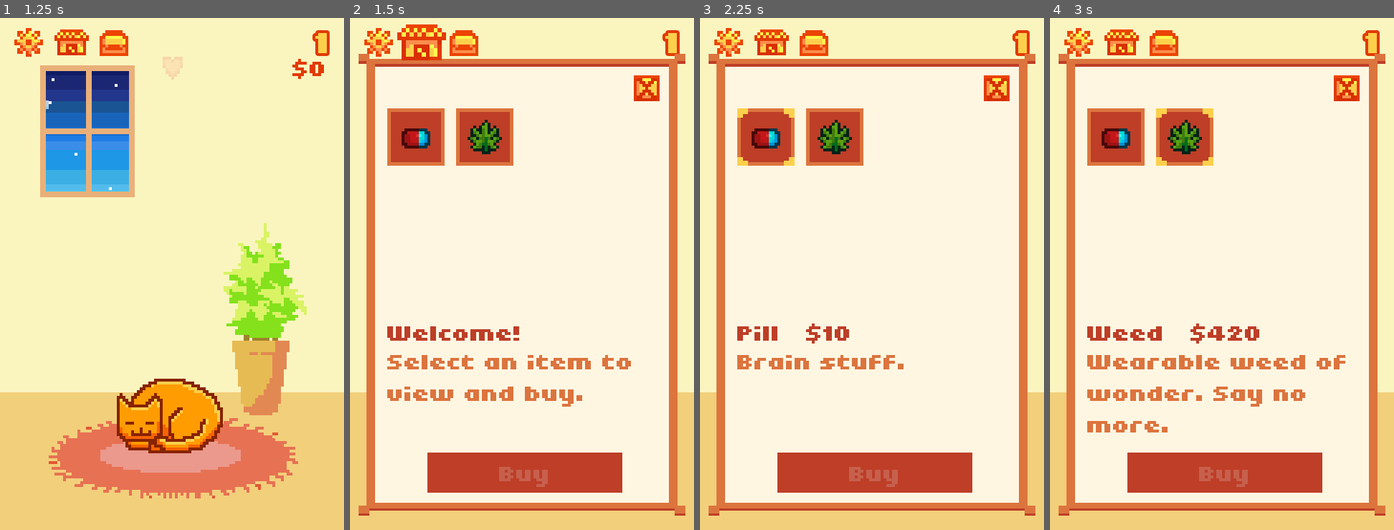
Above: before the commit, frames 1-4 (left to right).
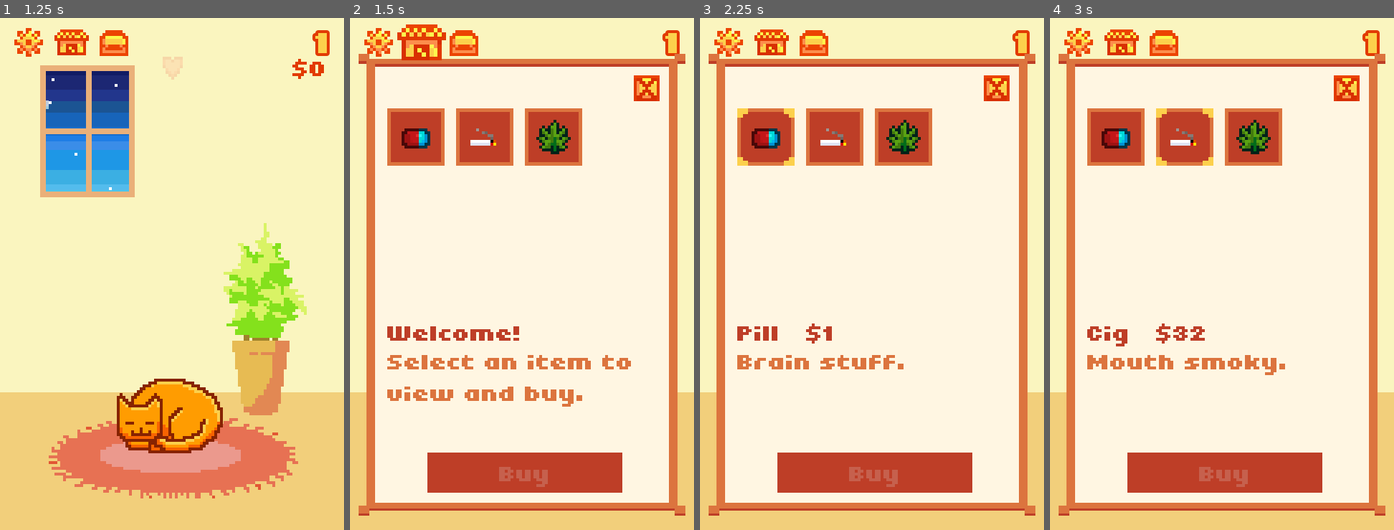
Above: after the commit, the same moments.

Repository: QueenChristina/cat-addiction
Game: Godot game, scene res://src/scenes/World.tscn
The game is run twice, just before and just after one commit, with the same random seed, the same clock (stepped at 60 frames per second) and the same inputs.
Inputs (mouse positions are in pixels of both pictures, inside the frame that each line leads up to):
- Up to frame 1 (1.25 s): tap Enter at 0.5 s; move the mouse to (175, 412) at 0.52 s; press the mouse at (175, 412) at 0.53 s
- Up to frame 2 (1.5 s): move the mouse to (422, 43) at 1.27 s; release the mouse at (422, 43) at 1.28 s; click (422, 43) at 1.35 s
- Up to frame 3 (2.25 s): click (765, 140) at 2.02 s
- Up to frame 4 (3 s): click (1184, 140) at 2.77 s

Frame 1 is identical in both runs. In frame 2, 2.3% of the frame differs, in the area x 34-68%, y 17-29%; in frame 3, 2.4%; in frame 4, 5.1%, in the area x 10-86%, y 17-81%.

Commit message:
Basic shop population function, equip/unequip items, UI colors

Diff:
--- a/data/items.json
+++ b/data/items.json
@@ -12,7 +12,7 @@
     },
     "pill" : {
         "name": "Pill",
-        "price" : 10,
+        "price" : 1,
         "description" : "Brain stuff.",
         "type" : "hat",
     },
--- /dev/null
+++ b/src/UIIcons.gd
@@ -0,0 +1,16 @@
+extends Node2D
+
+"""
+NOTE: In the future, use radio buttons instead -_-
+Closes all open icons outside of selected.
+"""
+
+# Called when the node enters the scene tree for the first time.
+func _ready():
+	for icon in self.get_children():
+		icon.connect("opened", self, "_on_icon_selected", [icon])
+
+func _on_icon_selected(selected_icon):
+	for icon in self.get_children():
+		if icon != selected_icon:
+			icon.close()
--- a/src/items/InBag.tscn
+++ b/src/items/InBag.tscn
@@ -5,10 +5,11 @@
 [ext_resource path="res://src/ui/SmolOrange.tres" type="Theme" id=3]
 
 [node name="InBag" type="NinePatchRect"]
-margin_left = -50.1873
-margin_top = 2.79578
-margin_right = 88.8127
-margin_bottom = 76.7958
+anchor_left = 0.5
+anchor_right = 0.5
+margin_left = -69.5
+margin_right = 69.5
+margin_bottom = 74.0
 texture = ExtResource( 1 )
 patch_margin_left = 15
 patch_margin_top = 12
--- a/src/items/bag.gd
+++ b/src/items/bag.gd
@@ -52,14 +52,16 @@
 func _on_UseButton_pressed():
 	if selected_item.type == "consumable":
 		Globals.inventory[selected_item.id] -= 1
+		update_bag()
 	# If hat, body, or mouth, send signal to cat to equip appropirate attire
 	else:
 		if button_use.text == "Equip":
+			button_use.text = "Unequip"
 			emit_signal("equip", selected_item.id, selected_item.type)
 			# Swap with currently equipped item and add back to inventory
 			var old_equipped_id = Globals.equipped[selected_item.type]
 			Globals.equipped[selected_item.type] = selected_item.id
 		elif button_use.text == "Unequip":
+			button_use.text = "Equip"
 			emit_signal("unequip", selected_item.type)
 			Globals.equipped[selected_item.type] = ""
-	update_bag()
--- a/src/player/Globals.gd
+++ b/src/player/Globals.gd
@@ -6,6 +6,9 @@
 var inventory = {"pill" : 1, "weed" : 1, "cig" : 1} # Format of item_id : amount
 var equipped = {"hat" : "", "mouth" : "", "body" : ""} # Equipped items of format type : item_id
 var items = {}
+var buyable_items = {"pill" : 1, "weed" : 1, "cig" : 1} # List of buyable items by
+# item_id : amount -- to be added to manually as you make more items and story
+# progresses and/or player gets richer
 
 func _ready():
 	items = loadFile("res://data/items.json")
--- a/src/scenes/World.tscn
+++ b/src/scenes/World.tscn
@@ -16,6 +16,7 @@
 [ext_resource path="res://src/shop/Shop_Panel.tscn" type="PackedScene" id=14]
 [ext_resource path="res://assets/audio/openShopBell.wav" type="AudioStream" id=15]
 [ext_resource path="res://assets/ui/gear.png" type="Texture" id=16]
+[ext_resource path="res://src/UIIcons.gd" type="Script" id=17]
 
 [sub_resource type="DynamicFont" id=1]
 outline_size = 1
@@ -25,18 +26,7 @@
 [sub_resource type="Theme" id=2]
 default_font = SubResource( 1 )
 
-[sub_resource type="RectangleShape2D" id=3]
-extents = Vector2( 6, 5 )
-
-[sub_resource type="SpriteFrames" id=4]
-animations = [ {
-"frames": [ ExtResource( 3 ) ],
-"loop": true,
-"name": "default",
-"speed": 5.0
-} ]
-
-[sub_resource type="SpriteFrames" id=5]
+[sub_resource type="SpriteFrames" id=3]
 animations = [ {
 "frames": [ ExtResource( 1 ) ],
 "loop": true,
@@ -46,6 +36,17 @@
 "frames": [ ExtResource( 2 ) ],
 "loop": true,
 "name": "pause",
+"speed": 5.0
+} ]
+
+[sub_resource type="RectangleShape2D" id=4]
+extents = Vector2( 6, 5 )
+
+[sub_resource type="SpriteFrames" id=5]
+animations = [ {
+"frames": [ ExtResource( 3 ) ],
+"loop": true,
+"name": "default",
 "speed": 5.0
 } ]
 
@@ -105,14 +106,24 @@
 "_edit_use_anchors_": false
 }
 
-[node name="Shop" type="Area2D" parent="UI/Margin"]
+[node name="Play" type="AnimatedSprite" parent="UI/Margin"]
+visible = false
+frames = SubResource( 3 )
+animation = "pause"
+
+[node name="bgMusic" type="AudioStreamPlayer" parent="UI/Margin/Play"]
+
+[node name="ClosableIcons" type="Node2D" parent="UI/Margin"]
+script = ExtResource( 17 )
+
+[node name="Shop" type="Area2D" parent="UI/Margin/ClosableIcons"]
 position = Vector2( 15, 0 )
 script = ExtResource( 5 )
 
-[node name="CollisionShape2D" type="CollisionShape2D" parent="UI/Margin/Shop"]
-shape = SubResource( 3 )
+[node name="CollisionShape2D" type="CollisionShape2D" parent="UI/Margin/ClosableIcons/Shop"]
+shape = SubResource( 4 )
 
-[node name="Panel" parent="UI/Margin/Shop" instance=ExtResource( 14 )]
+[node name="Panel" parent="UI/Margin/ClosableIcons/Shop" instance=ExtResource( 14 )]
 visible = false
 anchor_left = 0.0
 anchor_top = 0.0
@@ -123,46 +134,43 @@
 margin_right = 91.9514
 margin_bottom = 166.465
 
-[node name="shopSound" type="AudioStreamPlayer" parent="UI/Margin/Shop"]
+[node name="shopSound" type="AudioStreamPlayer" parent="UI/Margin/ClosableIcons/Shop"]
 stream = ExtResource( 15 )
 
-[node name="Icon" type="AnimatedSprite" parent="UI/Margin/Shop"]
-frames = SubResource( 4 )
+[node name="Icon" type="AnimatedSprite" parent="UI/Margin/ClosableIcons/Shop"]
+frames = SubResource( 5 )
 
-[node name="Bank" type="Node2D" parent="UI/Margin/Shop/Icon"]
+[node name="Bank" type="Node2D" parent="UI/Margin/ClosableIcons/Shop/Icon"]
 script = ExtResource( 10 )
 
-[node name="Settings" parent="UI/Margin" instance=ExtResource( 9 )]
+[node name="Settings" parent="UI/Margin/ClosableIcons" instance=ExtResource( 9 )]
 sound_file = "res://assets/audio/Chonk2.wav"
 
-[node name="Icon" parent="UI/Margin/Settings" index="0"]
+[node name="Icon" parent="UI/Margin/ClosableIcons/Settings" index="0"]
 texture = ExtResource( 16 )
 
-[node name="Play" type="AnimatedSprite" parent="UI/Margin"]
-visible = false
-frames = SubResource( 5 )
-animation = "pause"
-
-[node name="bgMusic" type="AudioStreamPlayer" parent="UI/Margin/Play"]
-
-[node name="Bag" parent="UI/Margin" instance=ExtResource( 9 )]
+[node name="Bag" parent="UI/Margin/ClosableIcons" instance=ExtResource( 9 )]
 position = Vector2( 29.85, 0.23597 )
 icon_type = "bag"
 make_visible_on_click = NodePath("InBag")
 
-[node name="Icon" parent="UI/Margin/Bag" index="0"]
+[node name="Icon" parent="UI/Margin/ClosableIcons/Bag" index="0"]
 texture = ExtResource( 13 )
 
-[node name="InBag" parent="UI/Margin/Bag" instance=ExtResource( 6 )]
+[node name="InBag" parent="UI/Margin/ClosableIcons/Bag" instance=ExtResource( 6 )]
 visible = false
+margin_left = -48.81
+margin_top = 10.0113
+margin_right = 90.19
+margin_bottom = 84.0113
 
 [node name="Node" type="Node" parent="."]
 
-[connection signal="mouse_entered" from="UI/Margin/Shop" to="UI/Margin/Shop" method="_on_icon_mouse_entered"]
-[connection signal="mouse_exited" from="UI/Margin/Shop" to="UI/Margin/Shop" method="_on_icon_mouse_exited"]
-[connection signal="icon_pressed" from="UI/Margin/Bag" to="UI/Margin/Bag/InBag" method="_on_Bag_icon_pressed"]
-[connection signal="equip" from="UI/Margin/Bag/InBag" to="Cat" method="_on_equip"]
-[connection signal="unequip" from="UI/Margin/Bag/InBag" to="Cat" method="_on_unequip"]
+[connection signal="mouse_entered" from="UI/Margin/ClosableIcons/Shop" to="UI/Margin/ClosableIcons/Shop" method="_on_icon_mouse_entered"]
+[connection signal="mouse_exited" from="UI/Margin/ClosableIcons/Shop" to="UI/Margin/ClosableIcons/Shop" method="_on_icon_mouse_exited"]
+[connection signal="icon_pressed" from="UI/Margin/ClosableIcons/Bag" to="UI/Margin/ClosableIcons/Bag/InBag" method="_on_Bag_icon_pressed"]
+[connection signal="equip" from="UI/Margin/ClosableIcons/Bag/InBag" to="Cat" method="_on_equip"]
+[connection signal="unequip" from="UI/Margin/ClosableIcons/Bag/InBag" to="Cat" method="_on_unequip"]
 
-[editable path="UI/Margin/Settings"]
-[editable path="UI/Margin/Bag"]
+[editable path="UI/Margin/ClosableIcons/Settings"]
+[editable path="UI/Margin/ClosableIcons/Bag"]
--- a/src/shop/ShopPanel.gd
+++ b/src/shop/ShopPanel.gd
@@ -62,6 +62,11 @@
 	Globals.bank -= selected_item.price
 	# Add item to inventory
 	Globals.add_to_inventory(selected_item.id)
+	# Remove from future buyable items (TODO: calibrate amount)
+	Globals.buyable_items[selected_item.id] -= 1
+	if Globals.buyable_items[selected_item.id] <= 0:
+		Globals.buyable_items.erase(selected_item.id)
+	# Change shop text
 	selected_item.state = "bought"
 	name_tag.bbcode_text = ""
 	description.bbcode_text = "Thank you for your mooolah!!!"
--- a/src/ui/Exit.gd
+++ b/src/ui/Exit.gd
@@ -8,6 +8,7 @@
 """
 
 signal icon_pressed(type)
+signal opened()
 
 export var icon_type = "exit"
 export(String, FILE) var sound_file
@@ -29,7 +30,14 @@
 		if make_visible_on_click != null:
 			var node = get_node(make_visible_on_click)
 			node.visible = !node.visible
+			if node.visible:
+				emit_signal("opened")
 		emit_signal("icon_pressed", icon_type)
+
+func close():
+	if make_visible_on_click != null:
+		var node = get_node(make_visible_on_click)
+		node.visible = false
 
 func _on_icon_mouse_entered():
 	icon.scale = Vector2(1.4, 1.4)
--- a/src/ui/Shop.gd
+++ b/src/ui/Shop.gd
@@ -1,6 +1,9 @@
 extends Area2D
 
+signal opened()
+
 var in_icon = false
+export var max_items_in_shop = 8 # TODO: upgradeable amount
 
 onready var icon = $Icon
 onready var shop_panel = $Panel
@@ -19,9 +22,13 @@
 		if shop_panel.visible:
 			sound.stream = shopOpen
 			shop_panel.open()
+			emit_signal("opened")
 		else:
 			sound.stream = shopClose
 		sound.play(0)
+
+func close():
+	shop_panel.visible = false
 
 func _on_icon_mouse_entered():
 	icon.scale = Vector2(1.4, 1.4)
@@ -32,6 +39,22 @@
 	in_icon = false
 
 func manage_shop():
-	shop_panel.open()
+	shop_panel.open() # Reformats text and animation to open shop type - NOT visibility
 	shop_panel.clear()
-	shop_panel.populate({"pill" : 1, "weed" : 2})
+	shop_panel.populate(spawn_items(max_items_in_shop))
+
+# Returns a dictionary of random items of item_id : amount to spawn in shop
+# Use with manage_shop
+# up to num_items to spawn (constrained by number of available items): usually in multiples of x4
+var rng = RandomNumberGenerator.new()
+func spawn_items(num_items):
+	var items = {}
+	var num_to_spawn = num_items if Globals.buyable_items.size() > num_items else Globals.buyable_items.size()
+	var buyable_items = Globals.buyable_items.duplicate()
+	for i in range(num_to_spawn):
+		rng.randomize()
+		var rand_ind = rng.randi_range(0, buyable_items.size() - 1)
+		var item_id = buyable_items.keys()[rand_ind]
+		items[item_id] = buyable_items[item_id]
+		buyable_items.erase(item_id)
+	return items
--- a/src/ui/SmolOrange.tres
+++ b/src/ui/SmolOrange.tres
@@ -22,8 +22,21 @@
 border_width_top = 2
 border_color = Color( 0.8, 0.8, 0.8, 0 )
 
+[sub_resource type="StyleBoxFlat" id=6]
+bg_color = Color( 0.992157, 0.819608, 0.301961, 1 )
+border_width_left = 1
+border_width_top = 1
+border_width_right = 1
+border_width_bottom = 1
+border_color = Color( 0.8, 0.8, 0.8, 0 )
+corner_radius_top_left = 5
+corner_radius_top_right = 5
+corner_radius_bottom_right = 5
+corner_radius_bottom_left = 5
+anti_aliasing = false
+
 [sub_resource type="StyleBoxFlat" id=7]
-bg_color = Color( 0.992157, 0.819608, 0.301961, 1 )
+bg_color = Color( 0.866667, 0.458824, 0.247059, 1 )
 border_width_left = 1
 border_width_top = 1
 border_width_right = 1
@@ -49,19 +62,6 @@
 anti_aliasing = false
 
 [sub_resource type="StyleBoxFlat" id=9]
-bg_color = Color( 0.866667, 0.458824, 0.247059, 1 )
-border_width_left = 1
-border_width_top = 1
-border_width_right = 1
-border_width_bottom = 1
-border_color = Color( 0.8, 0.8, 0.8, 0 )
-corner_radius_top_left = 5
-corner_radius_top_right = 5
-corner_radius_bottom_right = 5
-corner_radius_bottom_left = 5
-anti_aliasing = false
-
-[sub_resource type="StyleBoxFlat" id=10]
 content_margin_left = 2.0
 content_margin_right = 2.0
 content_margin_top = 0.0
@@ -73,17 +73,17 @@
 corner_radius_bottom_left = 2
 anti_aliasing = false
 
-[sub_resource type="DynamicFont" id=6]
+[sub_resource type="DynamicFont" id=10]
 extra_spacing_top = -2
 extra_spacing_space = -2
 font_data = ExtResource( 1 )
 
 [resource]
-default_font = SubResource( 6 )
-Button/colors/font_color = Color( 0.74902, 0.247059, 0.156863, 1 )
-Button/colors/font_color_disabled = Color( 0.9, 0.9, 0.9, 0.2 )
-Button/colors/font_color_hover = Color( 0.74902, 0.247059, 0.156863, 1 )
-Button/colors/font_color_pressed = Color( 0.74902, 0.247059, 0.156863, 1 )
+default_font = SubResource( 10 )
+Button/colors/font_color = Color( 0.992157, 0.819608, 0.301961, 1 )
+Button/colors/font_color_disabled = Color( 0.901961, 0.901961, 0.901961, 0.2 )
+Button/colors/font_color_hover = Color( 0.780392, 0.376471, 0.305882, 1 )
+Button/colors/font_color_pressed = Color( 0.780392, 0.376471, 0.305882, 1 )
 Button/constants/hseparation = 2
 Button/fonts/font = null
 Button/styles/disabled = SubResource( 1 )
Not shown: 1 places in src/scenes/World.tscn that only renumber resources
Not shown: 1 places in src/ui/SmolOrange.tres that only renumber resources
